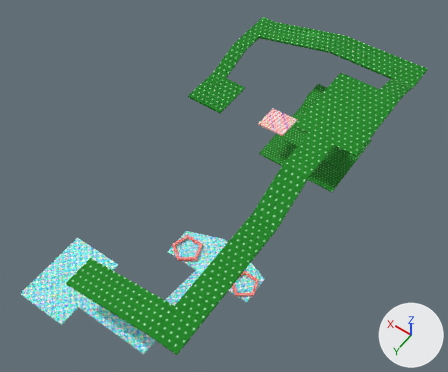
A saved change to the FBX model Games/SearchForTheSacredChaliceOfRixx/Assets/Models/Level1/Level1.FBX.
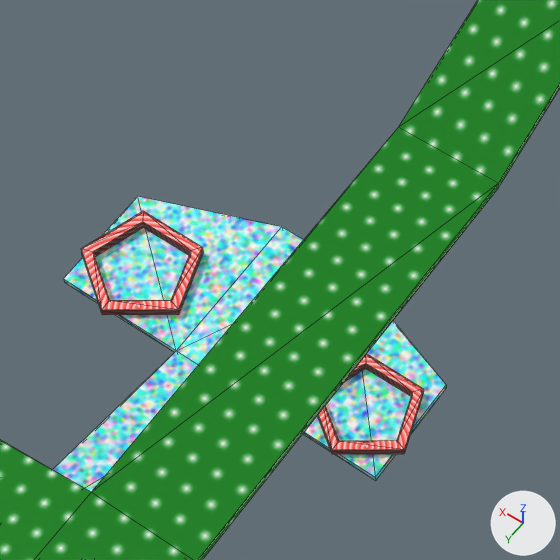
Each version appears first whole from a 50 mm lens placed at (-135.1, 285.0, 348.1), pointed at (11.9, 79.1, 24.7), and next in a close-up on the part from 34% to 65% of the width and 49% to 87% of the height. The axes (+X, +Y, +Z) are drawn at lower right. The lights are the same throughout. The close-ups show mesh edges as thin lines. Objects named as collision shapes, trigger or cutter boxes, shadow casters or lower levels of detail are left out. Where no turn or scale is listed for an object, it has been applied to the vertices.

Names of what the first close-up shows: 'PartA', 'PartD', 'Tube003', 'Tube004'.
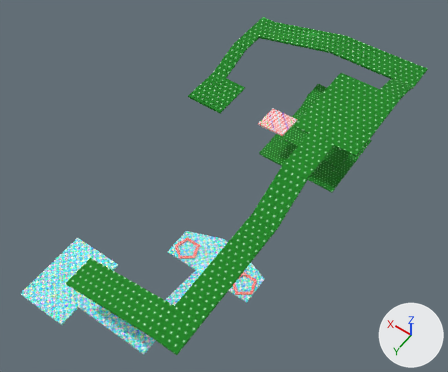
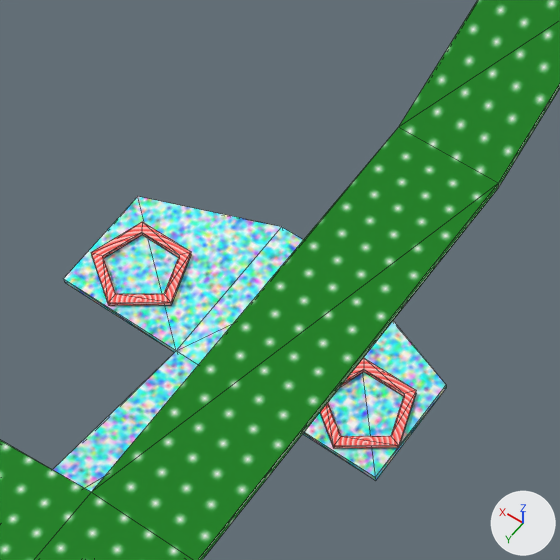
Boxes [x1, y1, x2, y2] around the edits, measured in the close-ups (560 x 560 px):
```json
{"object": "Tube003", "change": "reshaped, moved, rescaled", "before": [81, 211, 203, 315], "after": [91, 222, 191, 306], "on screen": "18% narrower, 19% shorter"}
{"object": "Tube004", "change": "reshaped, moved, rescaled", "before": [317, 354, 424, 454], "after": [320, 358, 416, 448], "on screen": "10% narrower, 10% shorter"}
```

The change, as JSON lines over the scene's bpy script:
```json
{"block": "me_mesh_007", "where": "# used by ob_tube004; location = (-33.5, 120.6, 0.0); scale = (2.01, 2.01, 2.01)"}
{"op": "remove", "block": "me_mesh_007", "code": "me_mesh_007.from_pydata(...)  # 60 vertices, 120 faces; spans x -4.59..4.59, y -3.9..4.82, z 0.0..0.76"}
{"op": "add", "block": "me_mesh_007", "code": "me_mesh_007.from_pydata(...)  # 20 vertices, 40 faces; spans x -8.35..8.35, y -7.1..8.77, z 0.0..0.91"}
{"block": "me_mesh_007", "change": "me_mesh_007 part 2: the whole mesh is rebuilt"}
{"block": "me_mesh_006", "where": "# used by ob_tube003; location = (11.9, 120.6, 0.0); scale = (2.21, 2.21, 2.21)"}
{"op": "remove", "block": "me_mesh_006", "code": "me_mesh_006.from_pydata(...)  # 60 vertices, 120 faces; spans x -4.59..4.59, y -3.9..4.82, z 0.0..0.76"}
{"op": "add", "block": "me_mesh_006", "code": "me_mesh_006.from_pydata(...)  # 20 vertices, 40 faces; spans x -8.35..8.35, y -7.1..8.77, z 0.0..0.91"}
{"block": "me_mesh_006", "change": "me_mesh_006 part 1: the whole mesh is rebuilt"}
{"op": "set", "path": "ob_tube004.scale", "old": "(2.01, 2.01, 2.01)", "new": "(1.0, 1.0, 1.0)"}
{"op": "set", "path": "ob_tube004.location", "old": "(-33.5, 120.6, 0.0)", "new": "(-33.0, 120.4, -0.2)"}
{"op": "set", "path": "ob_tube003.scale", "old": "(2.21, 2.21, 2.21)", "new": "(1.0, 1.0, 1.0)"}
{"op": "set", "path": "ob_tube003.location", "old": "(11.9, 120.6, 0.0)", "new": "(12.2, 120.4, -0.2)"}
```
